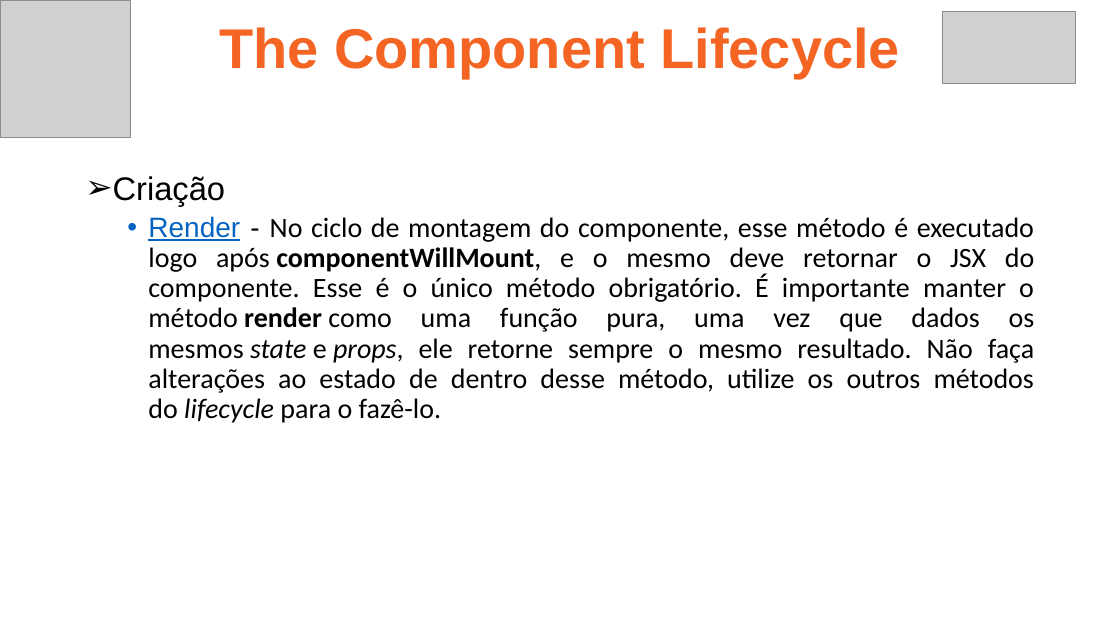
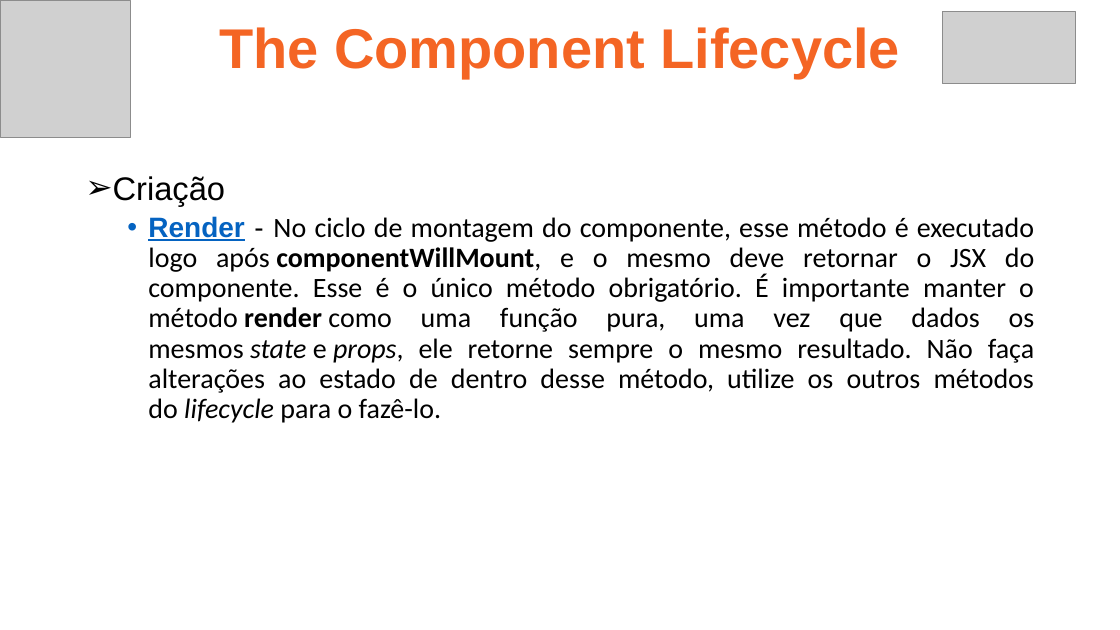
Before and after one commit to ruan4f/Treinamento_Node_React, a slide deck: slide 17 of material/ReactAula1.pptx (slide 18 before the commit). Drawn at 1120x630 pixels with LibreOffice and Linux fonts; fonts in the diff are those of the drawing; grey boxes stand for pictures. Boxes give left, top, right and bottom in pixels: in the first picture for what was removed or moved away, otherwise in the second. Text is boxed around its words. In the diff, an @@ line names an element or a change of style, - is before the commit and + after.

```diff
--- a/material/ReactAula1.pptx
+++ b/material/ReactAula1.pptx
@@ text at box(148, 216, 1035, 423): bold on in "Render" @@
```
Also in this commit, not shown: 3 other slides changed, 4 slides added, 4 other files.
